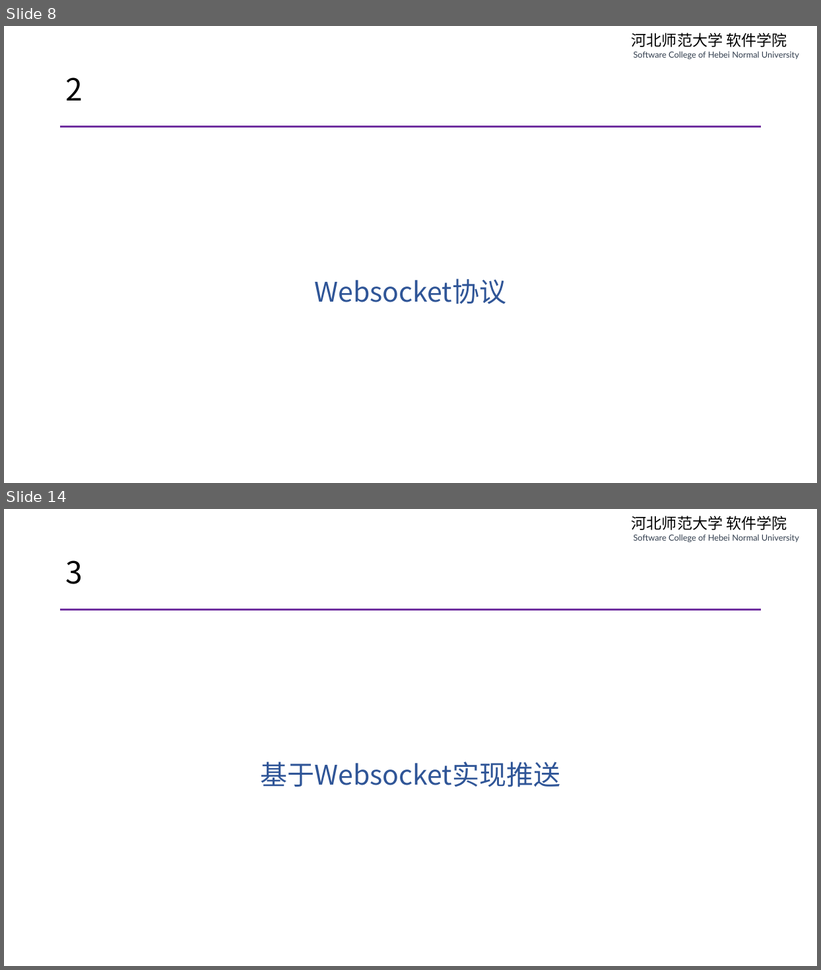
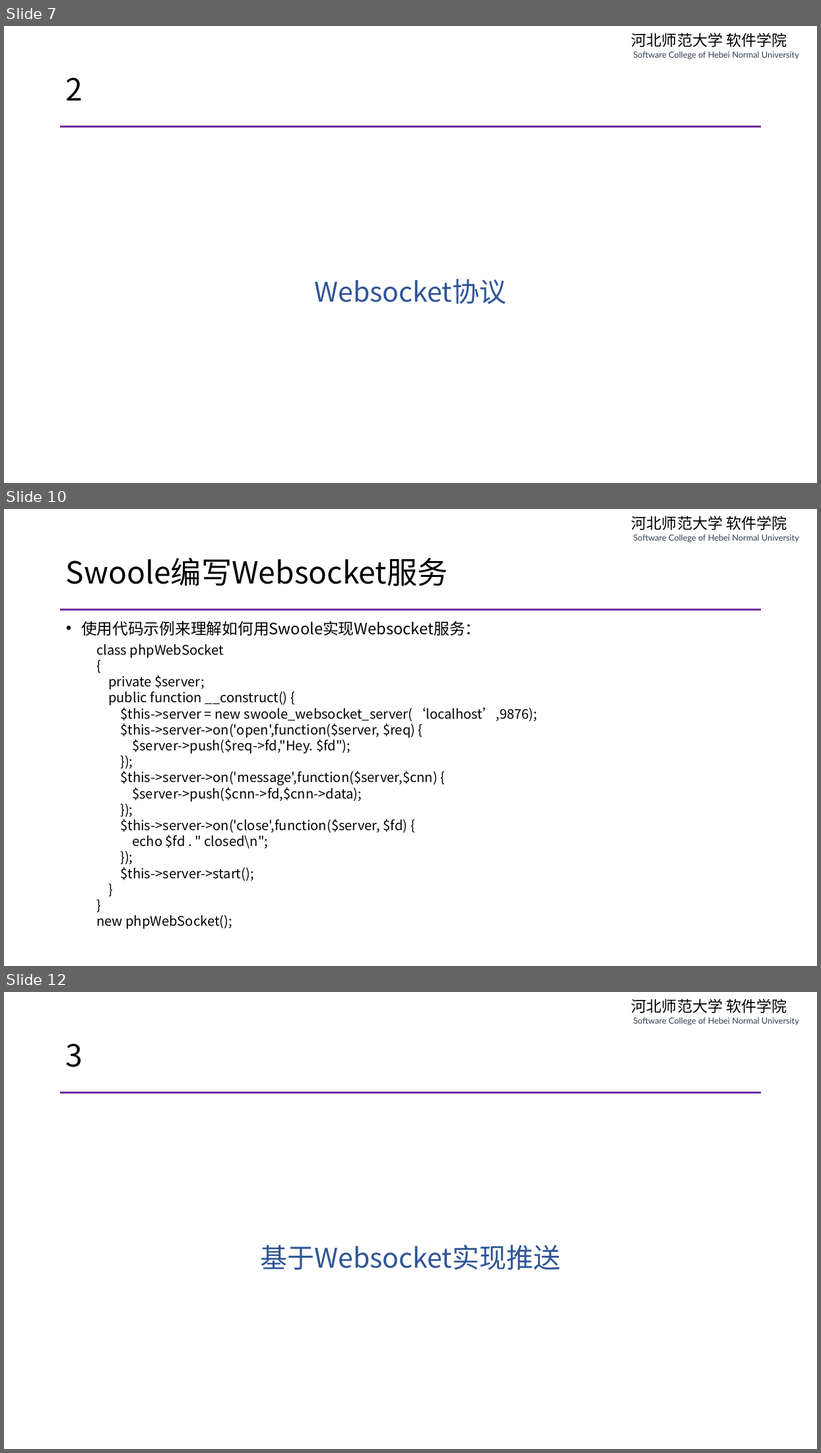
Before and after one commit to edu2act/course-php-serverside-development-on-linux, a slide deck: materials/slides/ch09-swoole-and-websocket.pptx. Shown one above the other, each under a label of ours: slides 8 and 14 before the commit, slides 7, 10 and 12 after it; the slides between them are not shown. The pictures are 821x970 and 821x1453 pixels, drawn with LibreOffice and Linux fonts; fonts in the diff are those of the drawing. Boxes give left, top, right and bottom in pixels: in the first picture for what was removed or moved away, otherwise in the second. Text is boxed around its words. In the diff, an @@ line names an element or a change of style, - is before the commit and + after.

```diff
--- a/materials/slides/ch09-swoole-and-websocket.pptx
+++ b/materials/slides/ch09-swoole-and-websocket.pptx
@@ slide 10 added at (x1=4, y1=509, x2=817, y2=966), background #FFFFFF; not listed: 2 template elements that a slide beside it also shows @@
@@ title added at (x1=66, y1=558, x2=448, y2=586), 36 pt, text #000000 @@
+Swoole编写Websocket服务
@@ text added at (x1=81, y1=621, x2=538, y2=929), 15.7 pt, text #000000 @@
+• 使用代码示例来理解如何用Swoole实现Websocket服务：
+  class phpWebSocket
+  {
+  private $server;
+  public function __construct() {
+  $this->server = new swoole_websocket_server(‘localhost’,9876);
+  $this->server->on('open',function($server, $req) {
+  $server->push($req->fd,"Hey. $fd");
+  });
+  $this->server->on('message',function($server,$cnn) {
+  $server->push($cnn->fd,$cnn->data);
+  });
+  $this->server->on('close',function($server, $fd) {
+  echo $fd . " closed\n";
+  });
+  $this->server->start();
+  }
+  }
+  new phpWebSocket();
@@ what was slide 8 is now slide 7 @@
@@ what was slide 14 is now slide 12 @@
```
Also in this commit, not shown: 6 slides changed, 3 other slides added, 6 slides removed, 22 other files.
